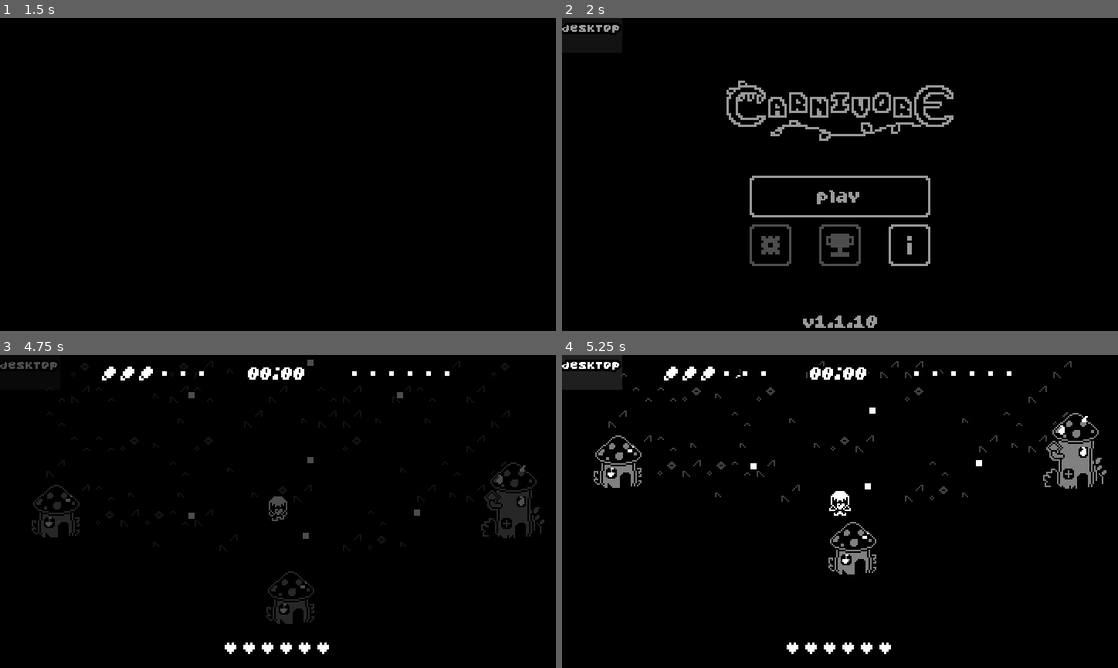
Above: before the commit, frames 1-4 (two rows, left to right).
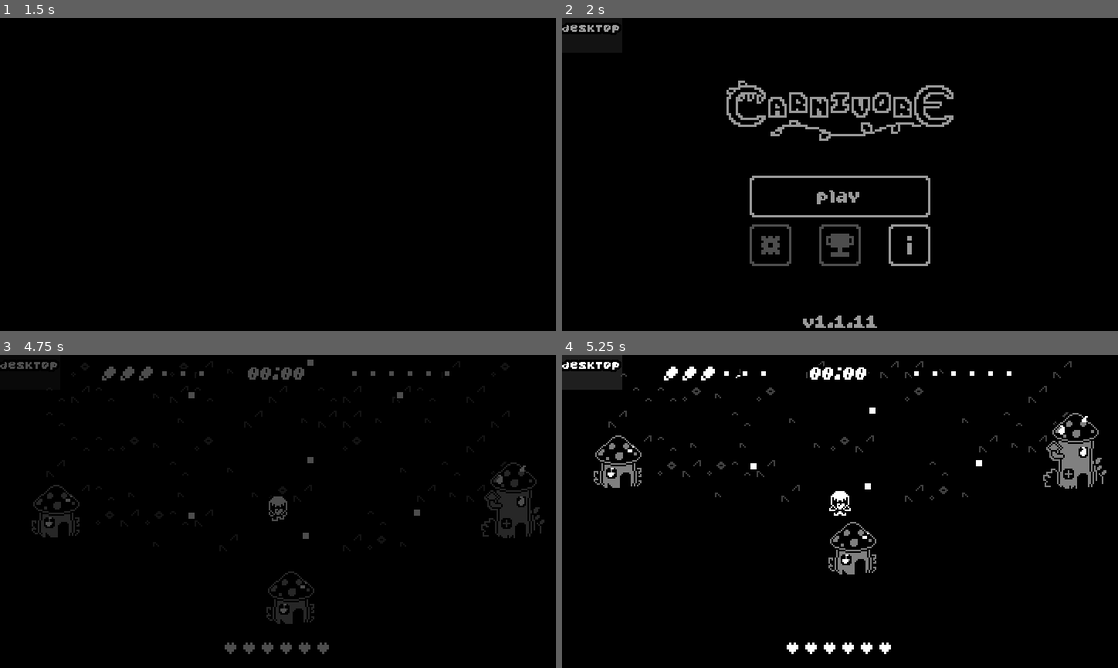
Above: after the commit, the same moments.

Repository: 12gauged/Carnivore
Game: Godot game, scene res://main.tscn
The game is run twice, just before and just after one commit, with the same random seed, the same clock (stepped at 60 frames per second) and the same inputs.
Inputs (mouse positions are in pixels of both pictures, inside the frame that each line leads up to):
- Up to frame 1 (1.5 s): move the mouse to (250, 237) at 0.52 s; hold W (controls_up) 0.53-1.25 s; click (250, 237) at 0.67 s; tap E (ui_accept) at 0.77 s; drag from (444, 221) to (250, 237) at 1.27 s
- Up to frame 2 (2 s): no input
- Up to frame 3 (4.75 s): click (278, 533) at 2 s; move the mouse to (111, 464) at 2.77 s; hold A (controls_left) 2.78-3.5 s; drag from (305, 511) to (111, 464) at 3.52 s; move the mouse to (194, 433) at 4.27 s; hold S (controls_down) from 4.28 s (still down); tap E (ui_accept) at 4.52 s
- Up to frame 4 (5.25 s): release S (controls_down) at 5 s; drag from (962, 495) to (840, 517) at 5.02 s

Frame 1 is identical in both runs. In frame 2, less than 0.1% of the frame differs, in the area x 54-57%, y 95-100%; in frame 3, 0.8%, in the area x 18-81%, y 3-96%; in frame 4, nothing differs.

Commit message:
direction indicator only appears when holding projectile

Diff:
--- a/scenes/ui/main_menu/main_menu.tscn
+++ b/scenes/ui/main_menu/main_menu.tscn
@@ -91,7 +91,7 @@
 margin_top = -14.0
 margin_right = 120.0
 theme = ExtResource( 2 )
-text = "v1.1.10"
+text = "v1.1.11"
 align = 1
 valign = 2
 
--- a/ui/hud/input_hints/mobile/joysticks/shooting_joystick/direction_hint.gd
+++ b/ui/hud/input_hints/mobile/joysticks/shooting_joystick/direction_hint.gd
@@ -6,7 +6,7 @@
 	TRUE
 }
 
-var can_show: int = TRUE # GODOT DOESNT SUPPORT FUCKIN BOOL MULTIPLICATION ARGSGFSFASAF
+var can_show: int = FALSE # GODOT DOESNT SUPPORT FUCKIN BOOL MULTIPLICATION ARGSGFSFASAF
 
 func _ready():
 	input_events.connect("player_shooting_direction_updated", self, "_on_player_shooting_direction_updated")
